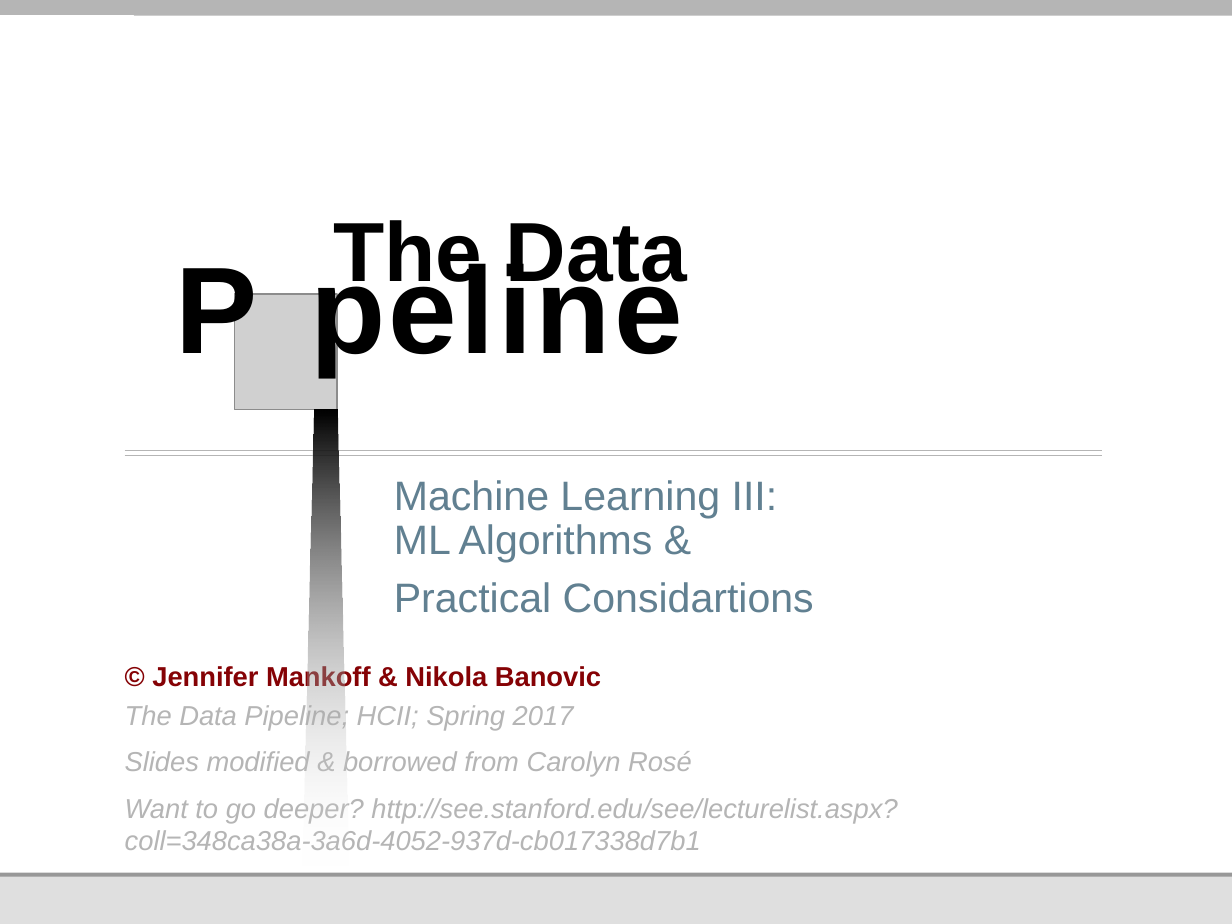
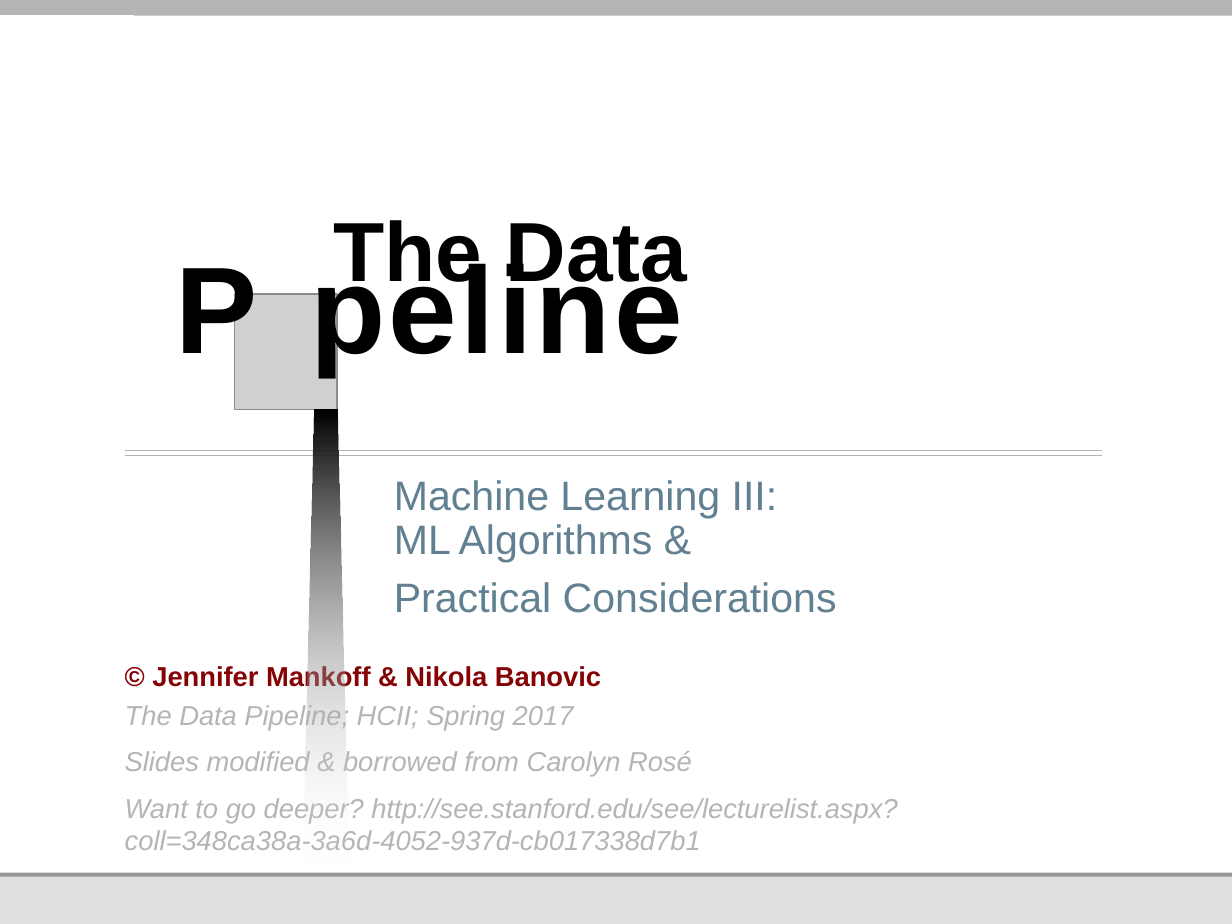
Before and after one commit to jmankoff/data, a slide deck: slide 1 of Lectures/18 Machine Learning III Algorithms and Big Data.pptx. Drawn at 1232x924 pixels with LibreOffice and Linux fonts; fonts in the diff are those of the drawing; grey boxes stand for pictures; background and template pictures are left out. Boxes give left, top, right and bottom in pixels: in the first picture for what was removed or moved away, otherwise in the second. Text is boxed around its words. In the diff, an @@ line names an element or a change of style, - is before the commit and + after.

```diff
--- a/Lectures/18 Machine Learning III Algorithms and Big Data.pptx
+++ b/Lectures/18 Machine Learning III Algorithms and Big Data.pptx
@@ subtitle at box(394, 582, 837, 613): text changed @@
-Practical Considartions
+Practical Considerations
```
Also in this commit, not shown: 52 other slides changed, 2 other files.
